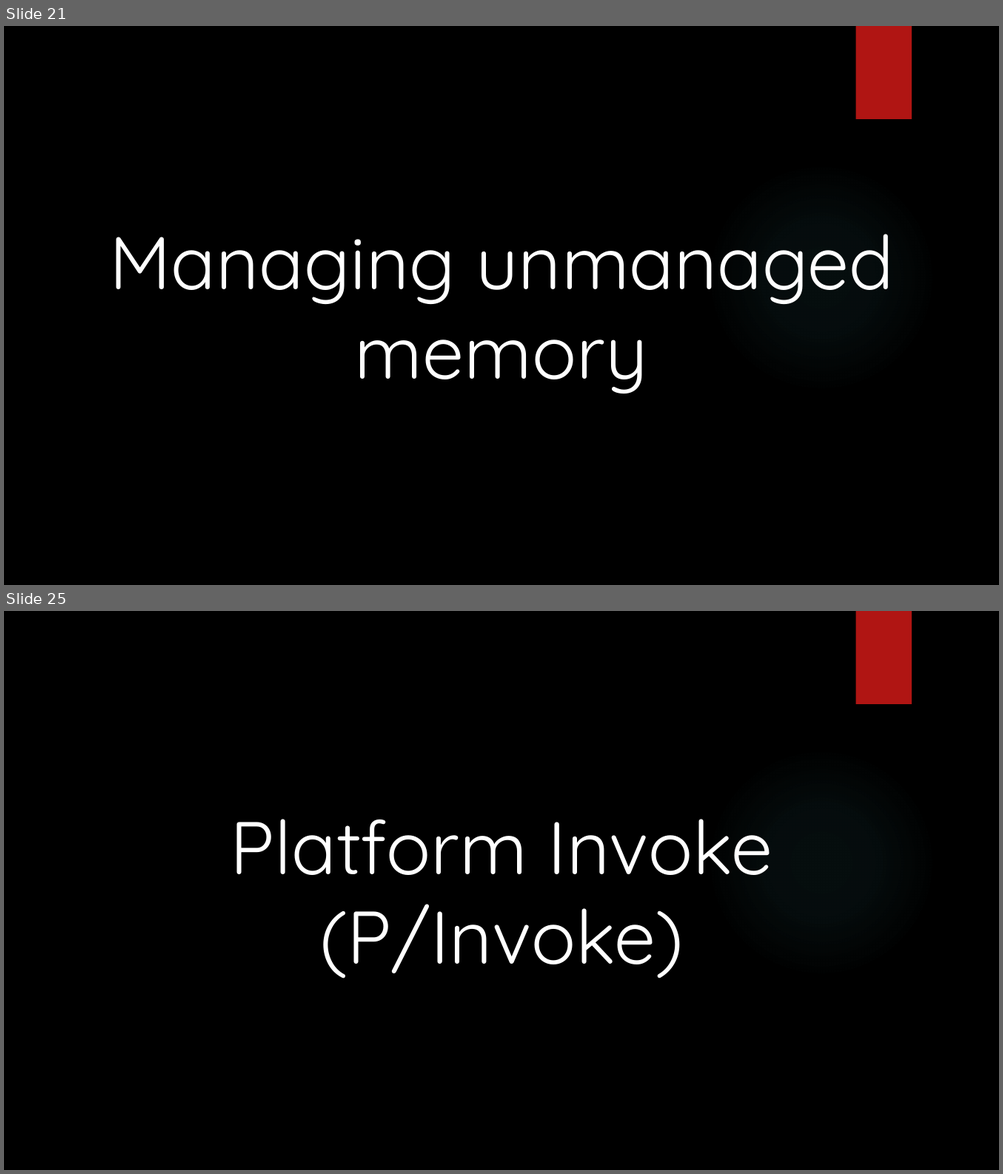
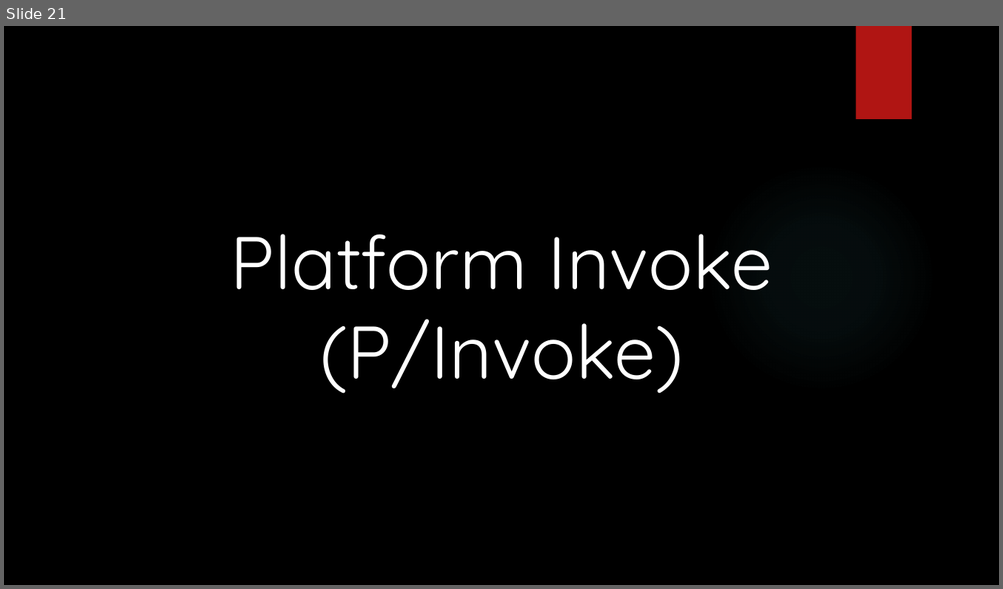
Before and after one commit to dennisdietrich/UnsafeCSharp, a slide deck: doc/Introduction to unsafe C#.pptx. Shown one above the other, each under a label of ours: slides 21 and 25 before the commit, slide 21 after it; the slides between them are not shown. The pictures are 1003x1174 and 1003x589 pixels, drawn with LibreOffice and Linux fonts; fonts in the diff are those of the drawing; background and template pictures are left out. Boxes give left, top, right and bottom in pixels: in the first picture for what was removed or moved away, otherwise in the second. Text is boxed around its words. In the diff, an @@ line names an element or a change of style, - is before the commit and + after.

```diff
--- a/doc/Introduction to unsafe C#.pptx
+++ b/doc/Introduction to unsafe C#.pptx
@@ slide 21 removed at (4,26,999,585), background picture (left out); not listed: 2 template elements that a slide beside it also shows @@
@@ title removed at (109,234,893,394) @@
-Managing unmanaged memory
@@ what was slide 25 is now slide 21 @@
```
Also in this commit, not shown: 9 slides changed, 2 other slides removed, 2 other files.
